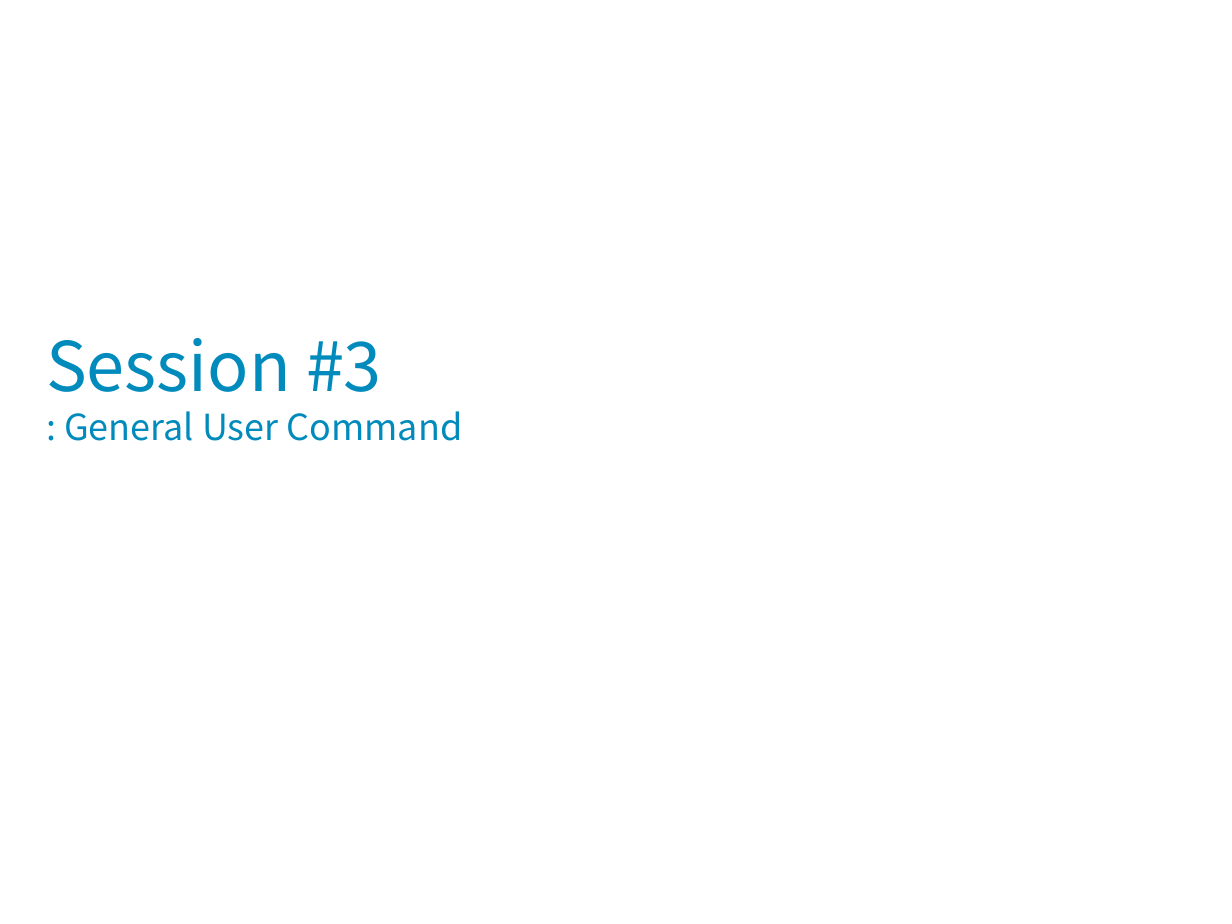
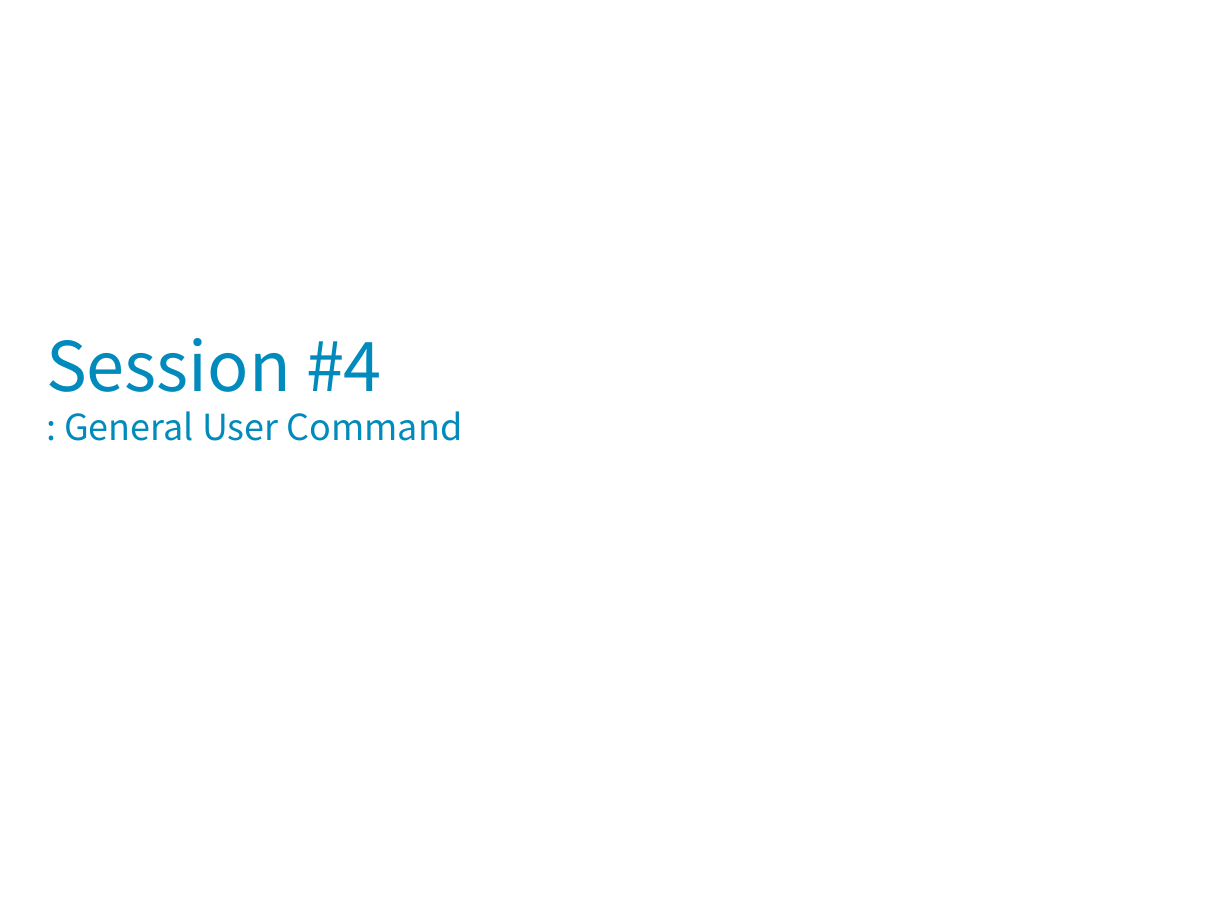
Before and after one commit to codefoolosopher/linuxedu, a slide deck: slide 2 of portfolio/Linux_OS_System_2022_1_s4.pptx. Drawn at 1232x924 pixels with LibreOffice and Linux fonts; fonts in the diff are those of the drawing; background and template pictures are left out. Boxes give left, top, right and bottom in pixels: in the first picture for what was removed or moved away, otherwise in the second. Text is boxed around its words. In the diff, an @@ line names an element or a change of style, - is before the commit and + after.

```diff
--- a/portfolio/Linux_OS_System_2022_1_s4.pptx
+++ b/portfolio/Linux_OS_System_2022_1_s4.pptx
@@ title at [46,338,463,441]: text changed @@
-Session #3
-: General User Command
+Session #4
+: General User Command
```
Also in this commit, not shown: 1 other file.
